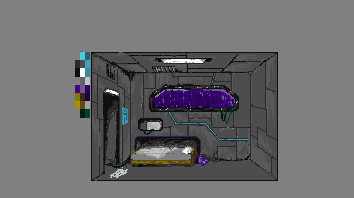
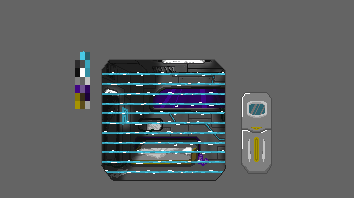
Layered file, before and after one edit (354x198). Changes by layer:
showed "Слой 5" over 249, 104, 265, 115
renamed "размеры" to "Дверь+решётка", showed it, painted on it over 84, 56, 272, 181
showed "grid", painted on it over 0, 0, 354, 198
showed "Слой 2" over 72, 47, 293, 186
painted on "Bg" over 92, 53, 277, 180
